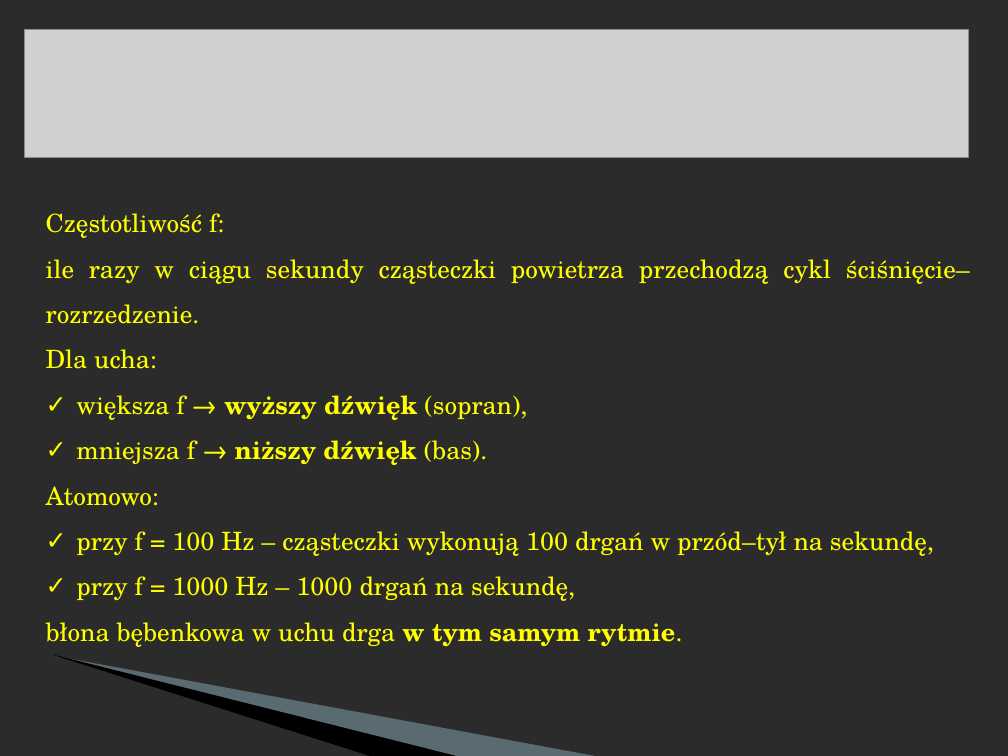
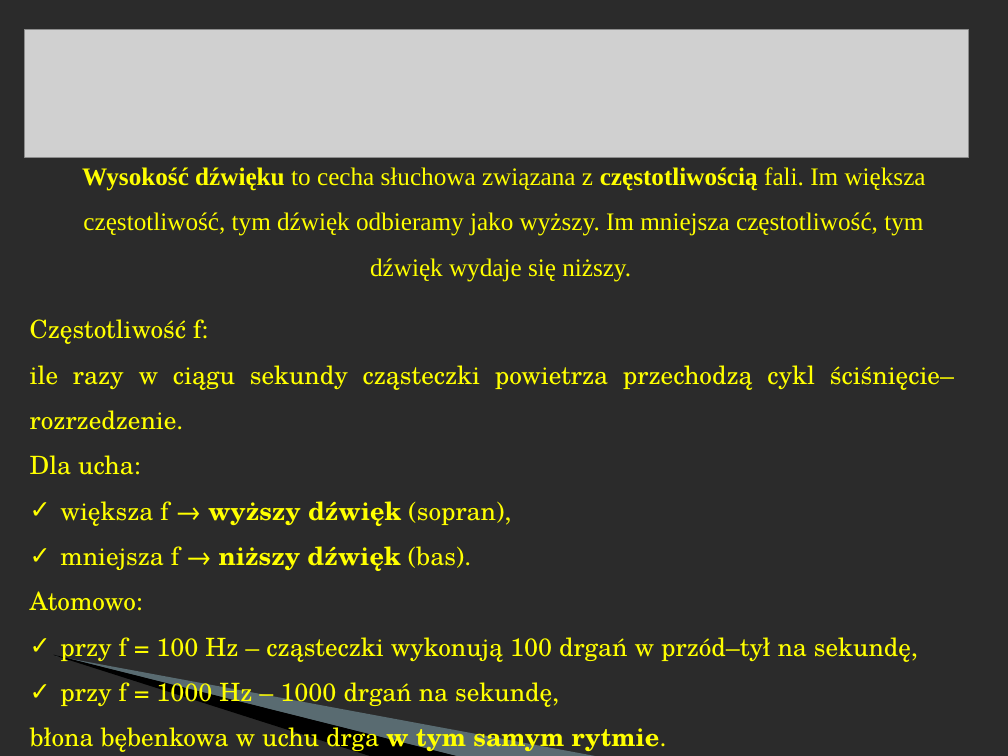
Before and after one commit to MichalMus/Fizyka-w-szkole, a slide deck: slide 10 of 4.Drgania i fale/4.FALE DŹWIĘKOWE – SZCZEGÓLNY PRZYPADEK FALI MECHANICZNEJ.ppt (slide 9 before the commit). Drawn at 1008x756 pixels with LibreOffice and Linux fonts; fonts in the diff are those of the drawing; grey boxes stand for pictures; background and template pictures are left out; a plain dark background stands for a picture behind light text. Boxes give left, top, right and bottom in pixels: in the first picture for what was removed or moved away, otherwise in the second. Text is boxed around its words. In the diff, an @@ line names an element or a change of style, - is before the commit and + after.

```diff
--- a/4.Drgania i fale/4.FALE DŹWIĘKOWE – SZCZEGÓLNY PRZYPADEK FALI MECHANICZNEJ.ppt
+++ b/4.Drgania i fale/4.FALE DŹWIĘKOWE – SZCZEGÓLNY PRZYPADEK FALI MECHANICZNEJ.ppt
@@ text added at (82, 167, 926, 282), 18 pt, text #FFFF00 @@
+Wysokość dźwięku to cecha słuchowa związana z częstotliwością fali. Im większa częstotliwość, tym dźwięk odbieramy jako wyższy. Im mniejsza częstotliwość, tym dźwięk wydaje się niższy.
@@ text "Częstotliwość f:": place and size @@
-text "Częstotliwość f:" at (46, 213, 970, 647)
+text "Częstotliwość f:" at (30, 319, 954, 755)
```
Also in this commit, not shown: 3 other slides changed, 12 slides added, 9 other files.
